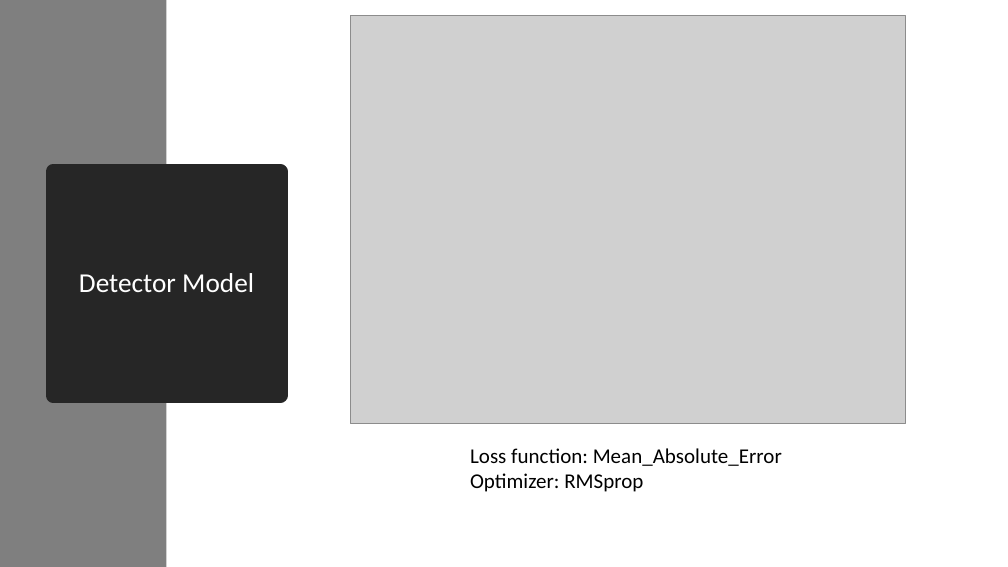
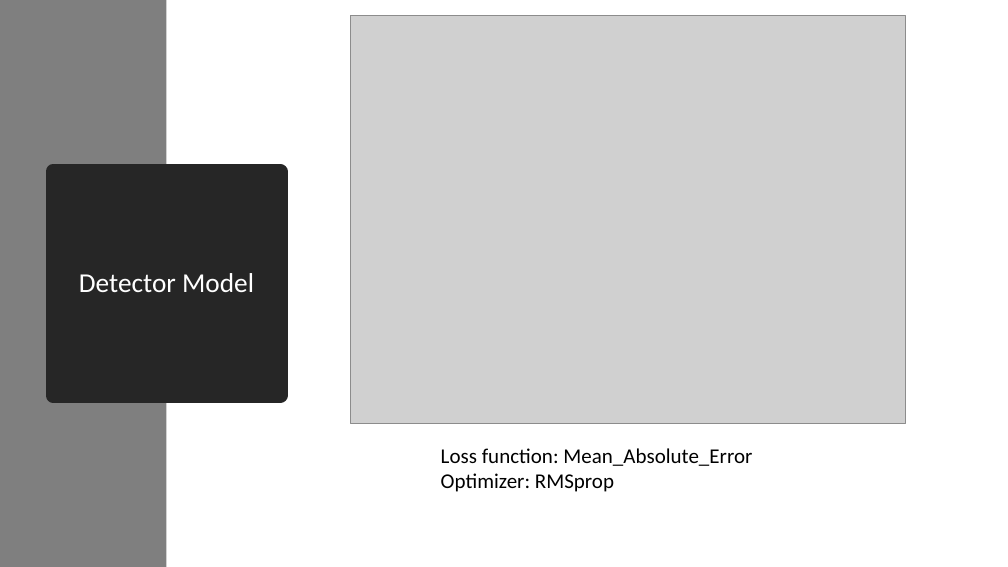
Before and after one commit to liangwangENST/SR2I208-Detection-Malicious-data, a slide deck: slide 8 of slide/Presentation.pptx (slide 7 before the commit). Drawn at 1008x567 pixels with LibreOffice and Linux fonts; fonts in the diff are those of the drawing; grey boxes stand for pictures. Boxes give left, top, right and bottom in pixels: in the first picture for what was removed or moved away, otherwise in the second. Text is boxed around its words. In the diff, an @@ line names an element or a change of style, - is before the commit and + after.

```diff
--- a/slide/Presentation.pptx
+++ b/slide/Presentation.pptx
@@ text "Loss function: Mean_Absolute_Error" moved from (x1=470, y1=448, x2=782, y2=492) to (x1=441, y1=448, x2=752, y2=492) @@
```
Also in this commit, not shown: 2 other slides changed, 3 slides added, 1 slide removed, 1 other file.
